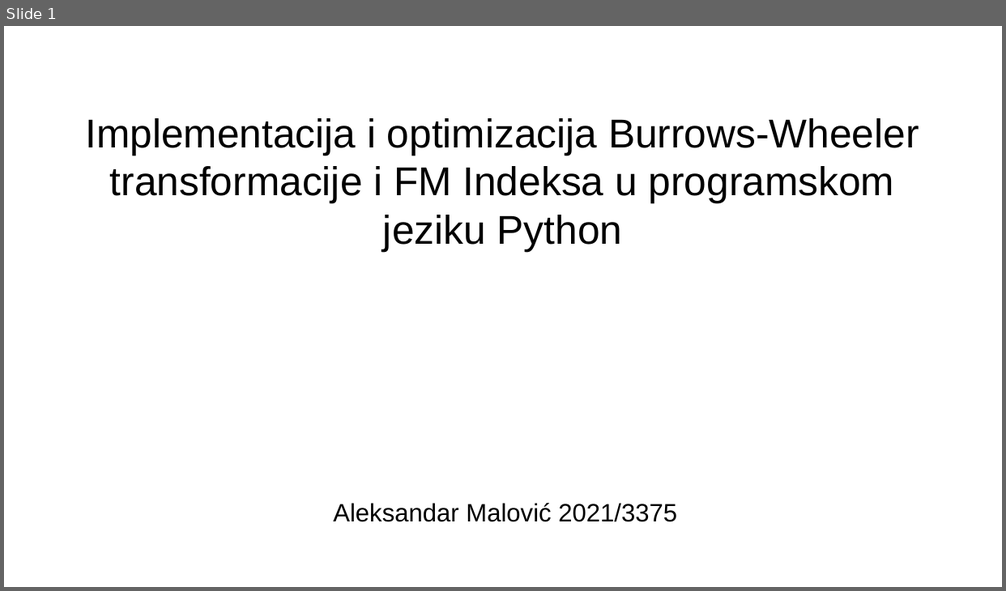
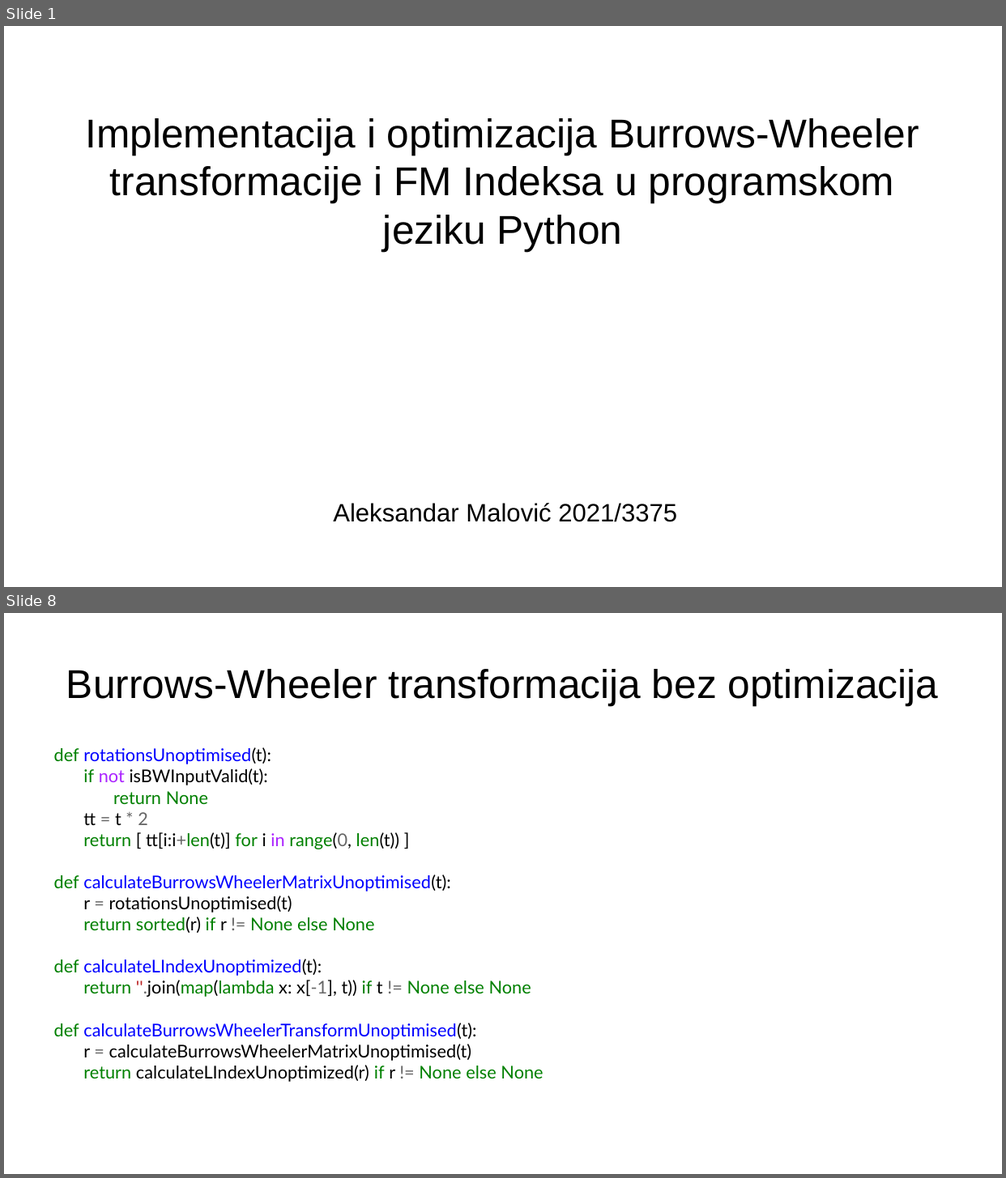
Before and after one commit to MalovicAleksandar/gi2022-ma213375m-projzad4, a slide deck: prezentacija.pptx. Shown one above the other, each under a label of ours: slide 1 before the commit, slides 1 and 8 after it; the slides between them are not shown. The pictures are 1006x591 and 1006x1178 pixels, drawn with LibreOffice and Linux fonts; fonts in the diff are those of the drawing. Boxes give left, top, right and bottom in pixels: in the first picture for what was removed or moved away, otherwise in the second. Text is boxed around its words. In the diff, an @@ line names an element or a change of style, - is before the commit and + after.

```diff
--- a/prezentacija.pptx
+++ b/prezentacija.pptx
@@ slide 8 added at (x1=4, y1=613, x2=1002, y2=1174), background #FFFFFF @@
@@ text added at (x1=66, y1=669, x2=938, y2=705), 32 pt, text #000000 @@
+Burrows-Wheeler transformacija bez optimizacija
@@ text added at (x1=54, y1=747, x2=543, y2=1082), 14 pt, text #000000 @@
+def rotationsUnoptimised(t):
+if not isBWInputValid(t):
+return None
+tt = t * 2
+return [ tt[i:i+len(t)] for i in range(0, len(t)) ]
+def calculateBurrowsWheelerMatrixUnoptimised(t):
+r = rotationsUnoptimised(t)
+return sorted(r) if r != None else None
+def calculateLIndexUnoptimized(t):
+return ''.join(map(lambda x: x[-1], t)) if t != None else None
+def calculateBurrowsWheelerTransformUnoptimised(t):
+r = calculateBurrowsWheelerMatrixUnoptimised(t)
+return calculateLIndexUnoptimized(r) if r != None else None
```
Also in this commit, not shown: 6 slides changed, 28 other slides added, 1 other file.
